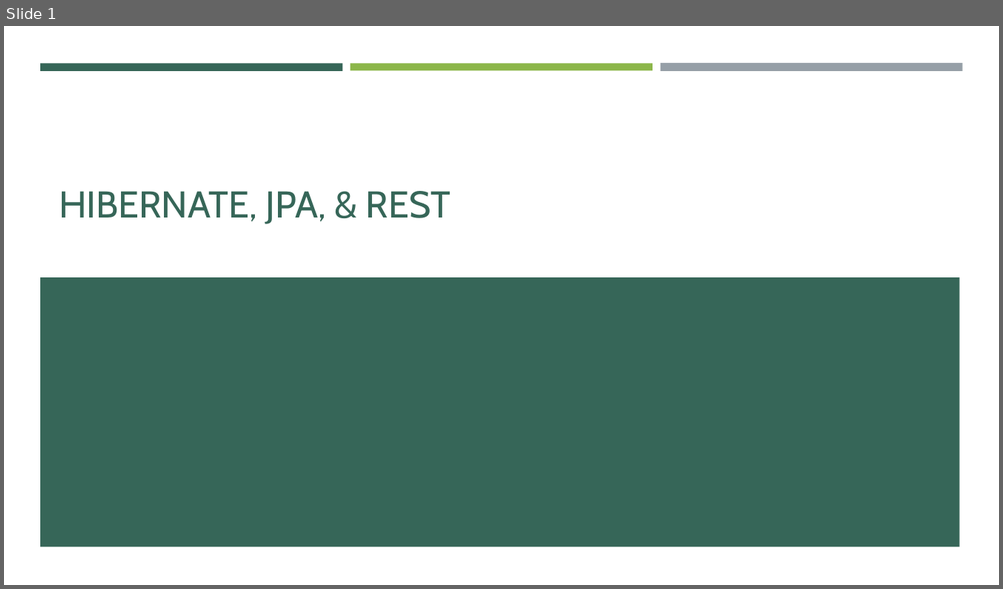
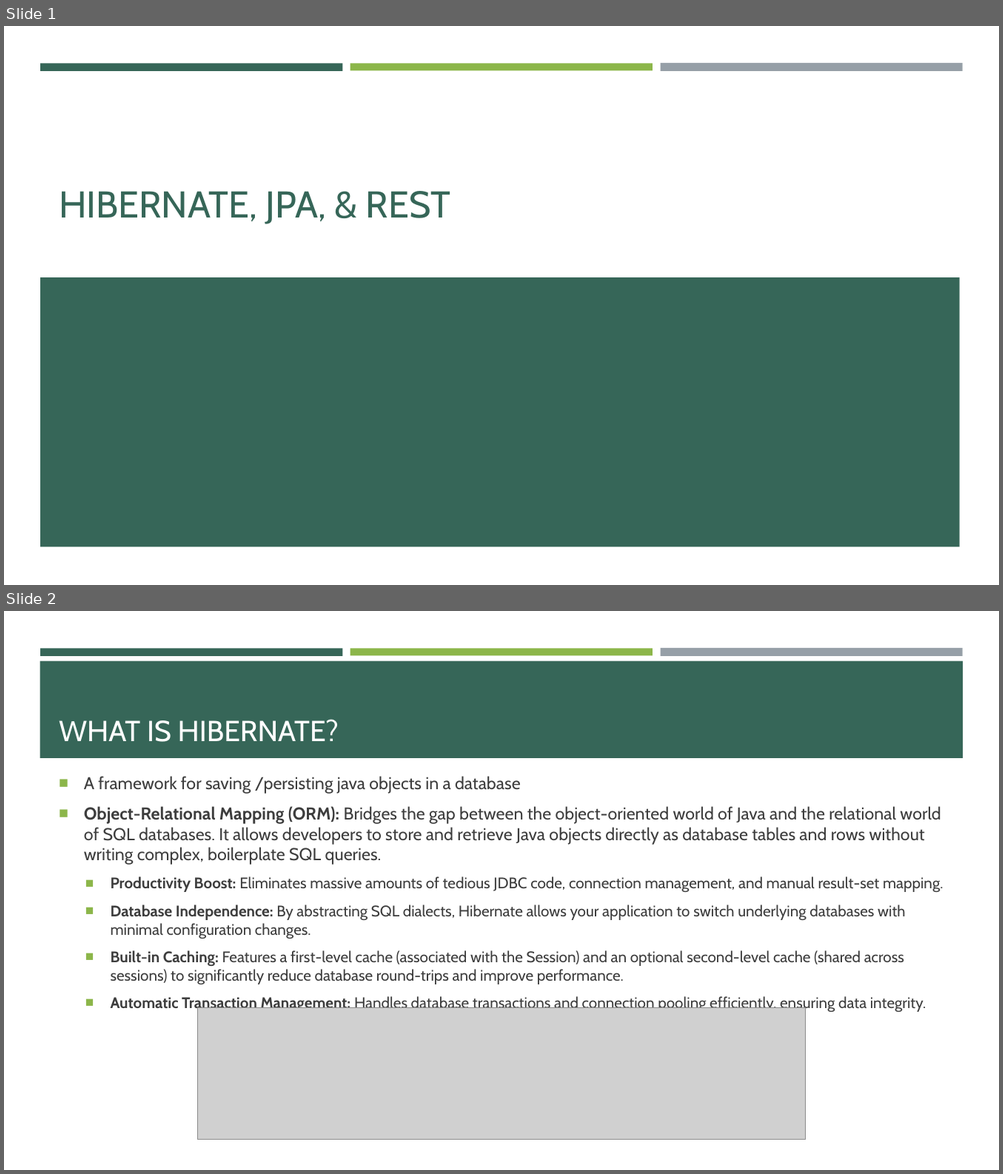
Before and after one commit to e-m-wilson/java-fs, a slide deck: Week_6/02_Hibernate_JPA_&_REST.pptx. Shown one above the other, each under a label of ours: slide 1 before the commit, slides 1 and 2 after it. The pictures are 1003x589 and 1003x1174 pixels, drawn with LibreOffice and Linux fonts; fonts in the diff are those of the drawing; grey boxes stand for pictures. Boxes give left, top, right and bottom in pixels: in the first picture for what was removed or moved away, otherwise in the second. Text is boxed around its words. In the diff, an @@ line names an element or a change of style, - is before the commit and + after.

```diff
--- a/Week_6/02_Hibernate_JPA_&_REST.pptx
+++ b/Week_6/02_Hibernate_JPA_&_REST.pptx
@@ slide 2 added at box(4, 611, 999, 1170), background #FFFFFF; not listed: 3 template elements that a slide beside it also shows @@
@@ rectangle added at box(40, 661, 963, 758), fill #366658 @@
@@ title added at box(59, 719, 338, 742), 28 pt, text #FFFFFF @@
+WHAT IS HIBERNATE?
@@ text added at box(84, 776, 942, 1013), 14.8 pt, text #3D3D3D @@
+■ A framework for saving /persisting java objects in a database
+■ Object-Relational Mapping (ORM): Bridges the gap between the object-oriented world of Java and the relational world of SQL databases. It allows developers to store and retrieve Java objects directly as database tables and rows without writing complex, boilerplate SQL queries.
+  ■ Productivity Boost: Eliminates massive amounts of tedious JDBC code, connection management, and manual result-set mapping.
+  ■ Database Independence: By abstracting SQL dialects, Hibernate allows your application to switch underlying databases with minimal configuration changes.
+  ■ Built-in Caching: Features a first-level cache (associated with the Session) and an optional second-level cache (shared across sessions) to significantly reduce database round-trips and improve performance.
+  ■ Automatic Transaction Management: Handles database transactions and connection pooling efficiently, ensuring data integrity.
@@ picture added at box(198, 1008, 805, 1139) @@
```
Also in this commit, not shown: 1 slide changed, 8 other slides added, 1 slide removed, 1 other file.
